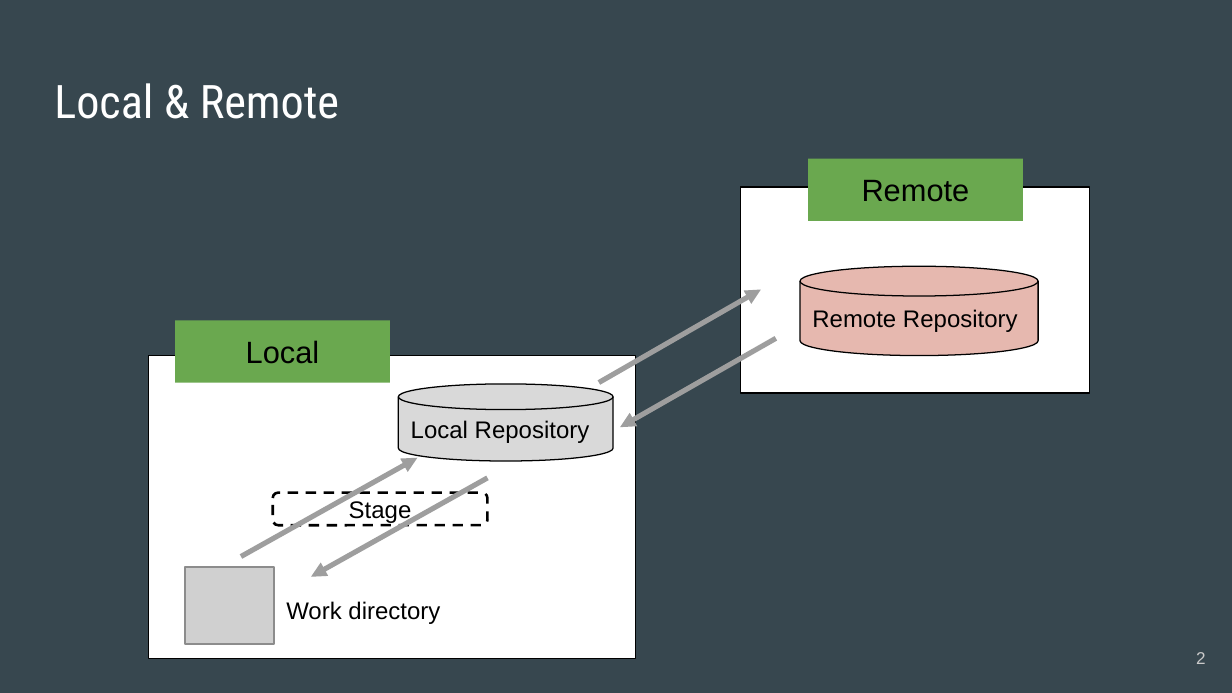
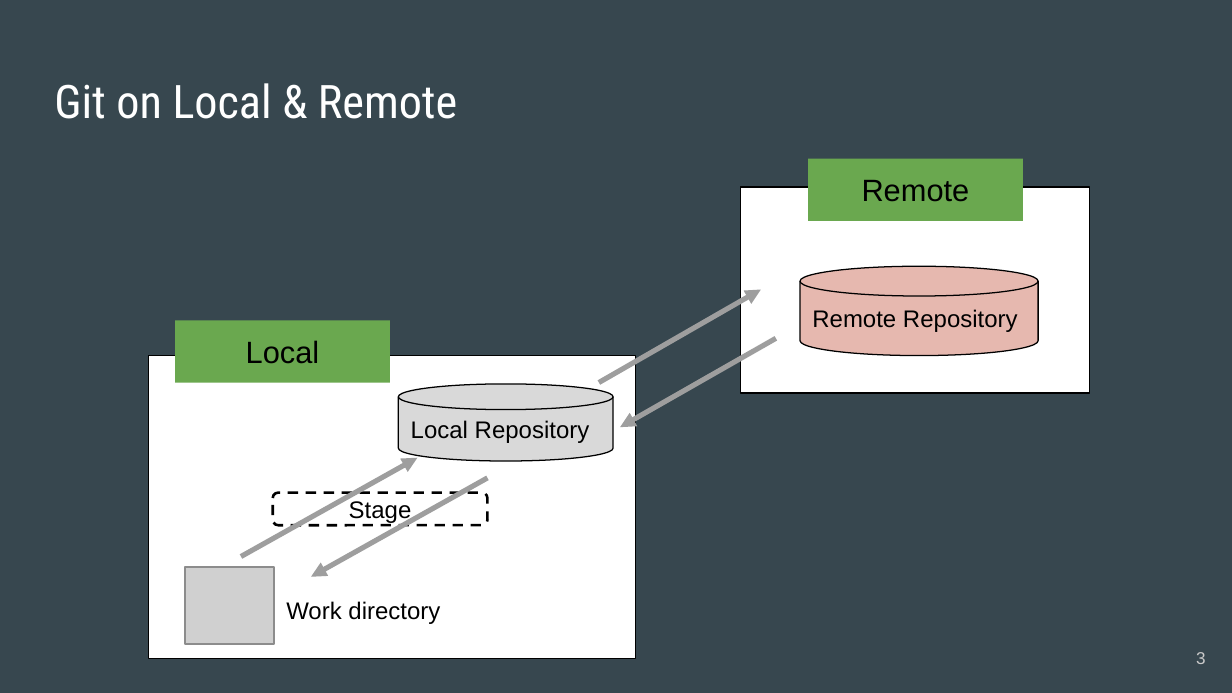
Before and after one commit to acchi17/StudyGit, a slide deck: slide 3 of GitStudySession.pptx (slide 2 before the commit). Drawn at 1232x693 pixels with LibreOffice and Linux fonts; fonts in the diff are those of the drawing; grey boxes stand for pictures. Boxes give left, top, right and bottom in pixels: in the first picture for what was removed or moved away, otherwise in the second. Text is boxed around its words. In the diff, an @@ line names an element or a change of style, - is before the commit and + after.

```diff
--- a/GitStudySession.pptx
+++ b/GitStudySession.pptx
@@ title at (x1=54, y1=83, x2=457, y2=119): text changed @@
-Local & Remote
+Git on Local & Remote
@@ page number at (x1=1196, y1=652, x2=1206, y2=664): text changed @@
-2
+3
```
Also in this commit, not shown: 6 other slides changed, 35 slides added, 2 slides removed.
